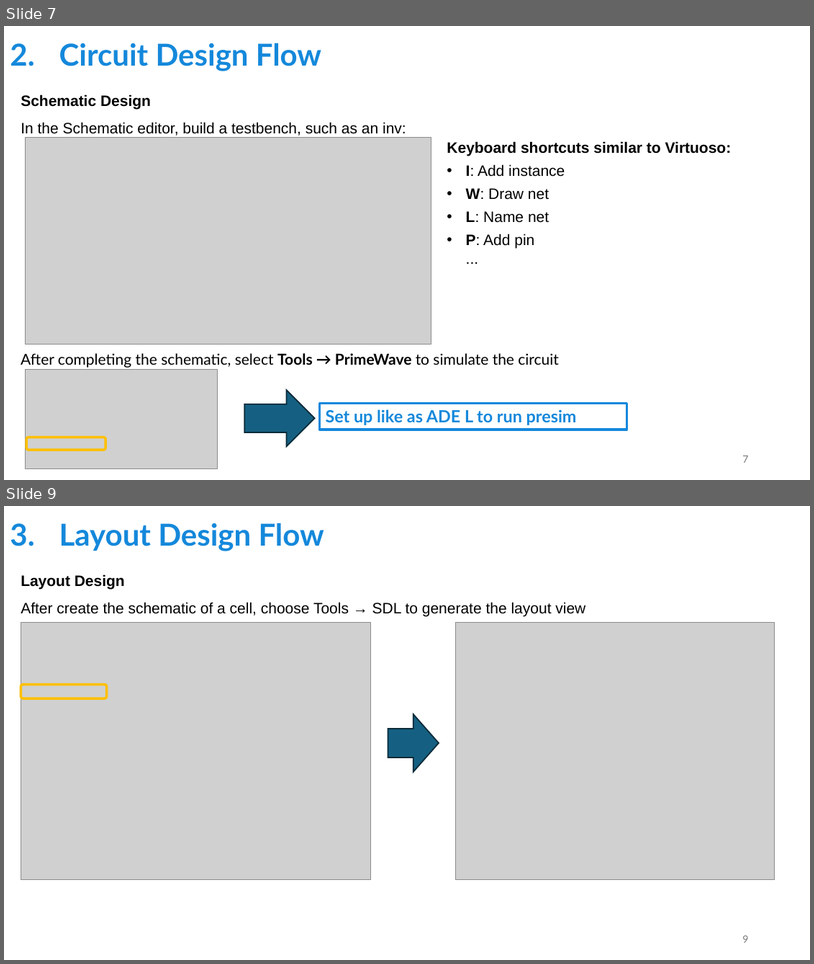
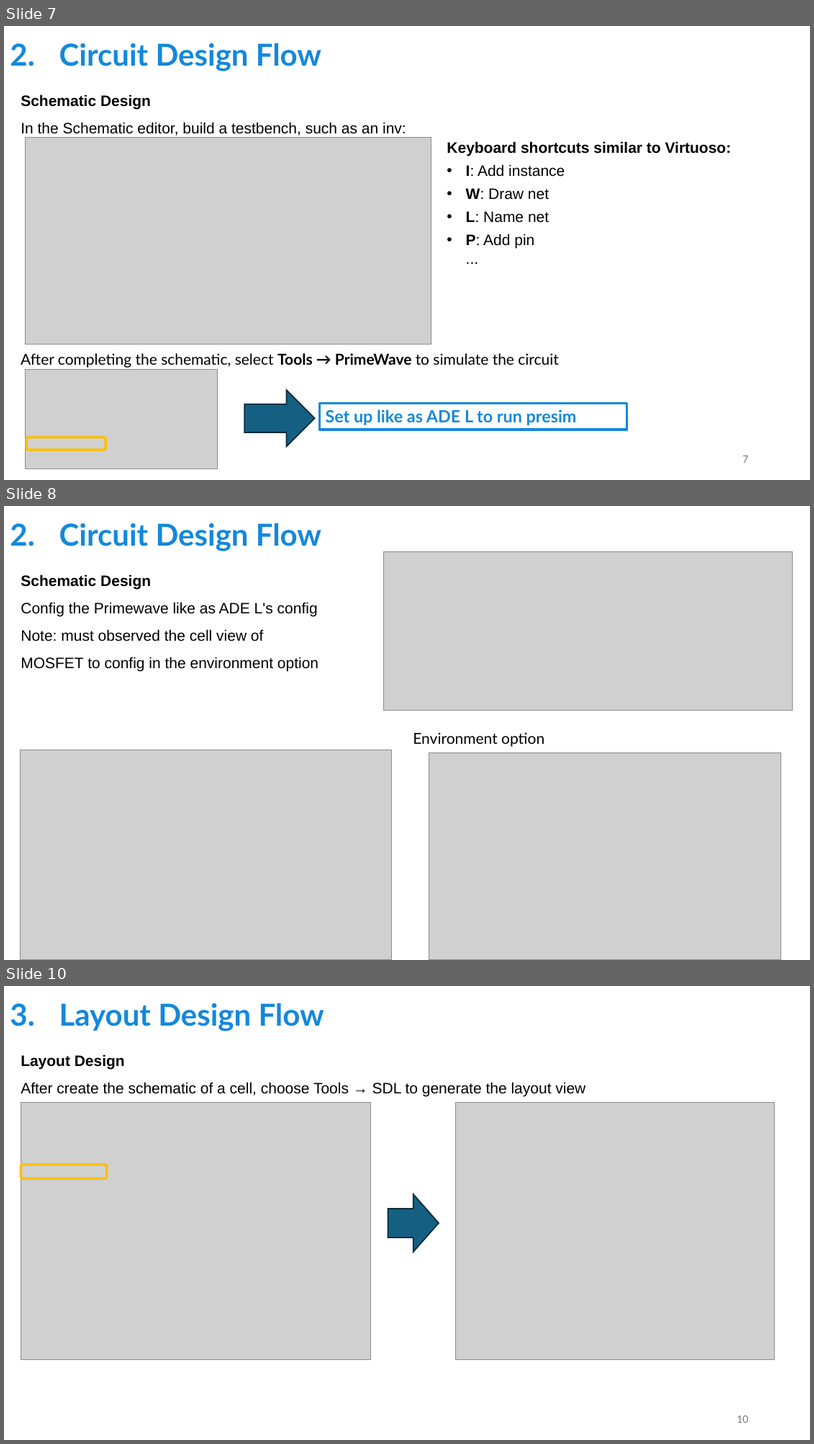
Before and after one commit to tien2032002/CC-Guideline, a slide deck: SYNOPSYS TOOLS GUIDELINES 1.pptx. Shown one above the other, each under a label of ours: slides 7 and 9 before the commit, slides 7, 8 and 10 after it; the slides between them are not shown. The pictures are 814x964 and 814x1444 pixels, drawn with LibreOffice and Linux fonts; fonts in the diff are those of the drawing; grey boxes stand for pictures. Boxes give left, top, right and bottom in pixels: in the first picture for what was removed or moved away, otherwise in the second. Text is boxed around its words. In the diff, an @@ line names an element or a change of style, - is before the commit and + after.

Commit message:
update circuit option

```diff
--- a/SYNOPSYS TOOLS GUIDELINES 1.pptx
+++ b/SYNOPSYS TOOLS GUIDELINES 1.pptx
@@ slide 8 added at (4, 506, 810, 960), background #FFFFFF @@
@@ title added at (59, 523, 322, 551), 36 pt, text #1488DB, bold @@
+2. Circuit Design Flow
@@ picture added at (384, 552, 793, 710) @@
@@ text added at (21, 574, 319, 671), 18 pt, text #000000 @@
+Schematic Design
+Config the Primewave like as ADE L's config
+Note: must observed the cell view of MOSFET to config in the environment option
@@ text added at (413, 732, 545, 746), 18 pt, text #000000 @@
+Environment option
@@ picture added at (20, 750, 391, 960) @@
@@ picture added at (430, 753, 781, 960) @@
@@ what was slide 9 is now slide 10 @@
@@ page number at (737, 1415, 748, 1422): text changed @@
-9
+10
```
Also in this commit, not shown: 1 slide changed.
